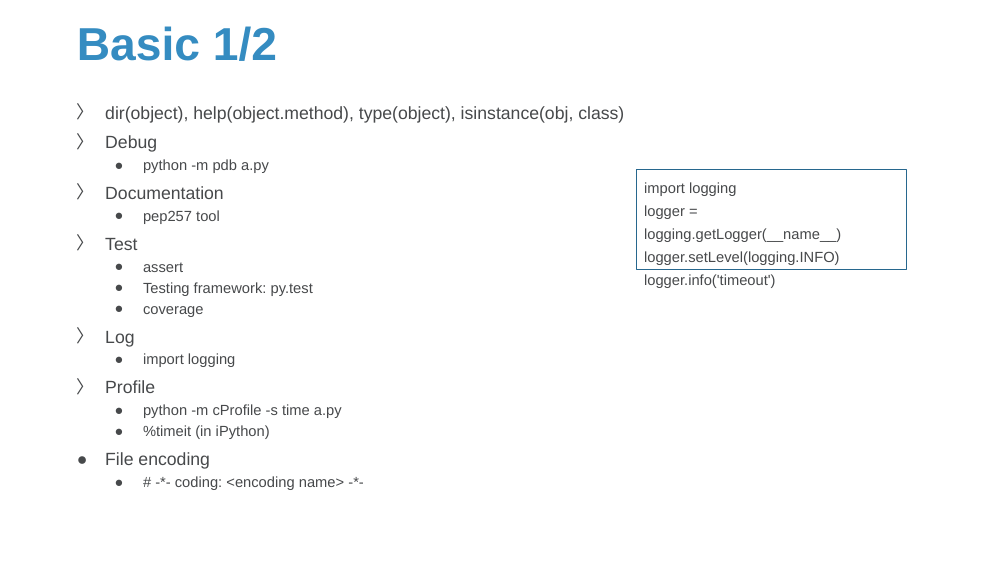
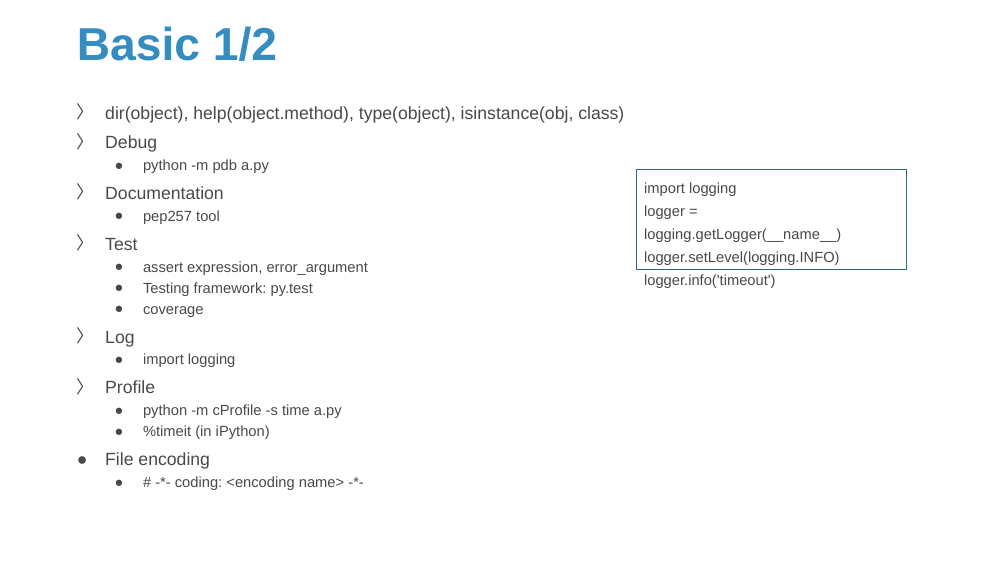
Before and after one commit to Sparks-Lu/TechNotes, a slide deck: slide 3 of Python/Python-Notes.pptx. Drawn at 1008x567 pixels with LibreOffice and Linux fonts; fonts in the diff are those of the drawing; background and template pictures are left out. Boxes give left, top, right and bottom in pixels: in the first picture for what was removed or moved away, otherwise in the second. Text is boxed around its words. In the diff, an @@ line names an element or a change of style, - is before the commit and + after.

```diff
--- a/Python/Python-Notes.pptx
+++ b/Python/Python-Notes.pptx
@@ text at (143, 261, 368, 275): text changed @@
-  ● assert
+  ● assert expression, error_argument
```
Also in this commit, not shown: 5 other slides changed, 9 slides added, 2 slides removed, 6 other files.
